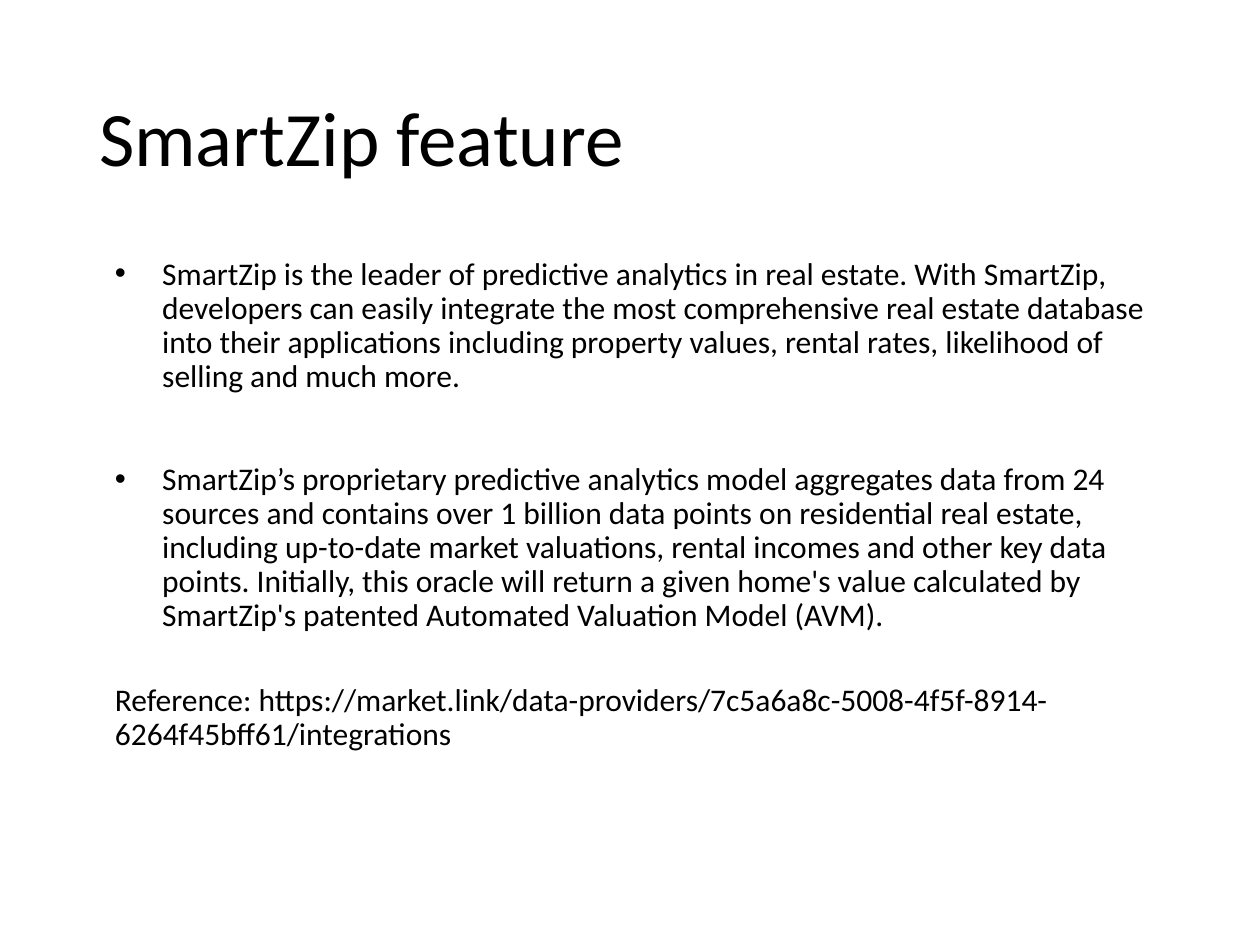
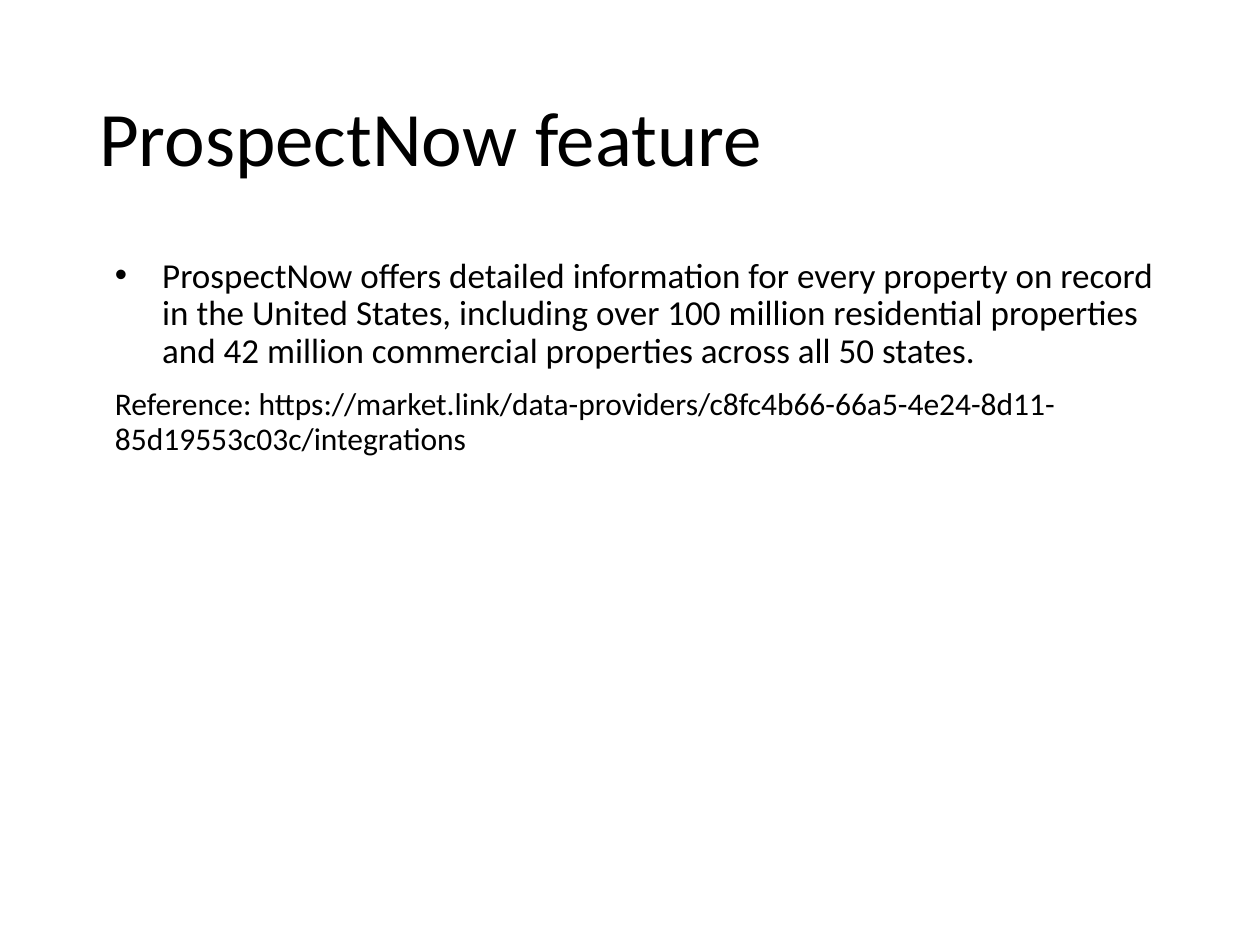
Before and after one commit to anhfactor/SmartRealEstate, a slide deck: slide 3 of Smart_RealEstate_Prototype.PPTX. Drawn at 1260x945 pixels with LibreOffice and Linux fonts; fonts in the diff are those of the drawing. Boxes give left, top, right and bottom in pixels: in the first picture for what was removed or moved away, otherwise in the second. Text is boxed around its words. In the diff, an @@ line names an element or a change of style, - is before the commit and + after.

```diff
--- a/Smart_RealEstate_Prototype.PPTX
+++ b/Smart_RealEstate_Prototype.PPTX
@@ title at bbox=[99, 113, 761, 179]: text changed @@
-SmartZip feature
+ProspectNow feature
@@ text at bbox=[115, 263, 1152, 456]: text changed; size 18 to 20 pt @@
-• SmartZip is the leader of predictive analytics in real estate. With SmartZip, developers can easily integrate the most comprehensive real estate database into their applications including property values, rental rates, likelihood of selling and much more.
-• SmartZip’s proprietary predictive analytics model aggregates data from 24 sources and contains over 1 billion data points on residential real estate, including up-to-date market valuations, rental incomes and other key data points. Initially, this oracle will return a given home's value calculated by SmartZip's patented Automated Valuation Model (AVM).
-Reference: https://market.link/data-providers/7c5a6a8c-5008-4f5f-8914-6264f45bff61/integrations
+• ProspectNow offers detailed information for every property on record in the United States, including over 100 million residential properties and 42 million commercial properties across all 50 states.
+Reference: https://market.link/data-providers/c8fc4b66-66a5-4e24-8d11-85d19553c03c/integrations
```
Also in this commit, not shown: 3 other slides changed, 1 slide added, 1 other file.
